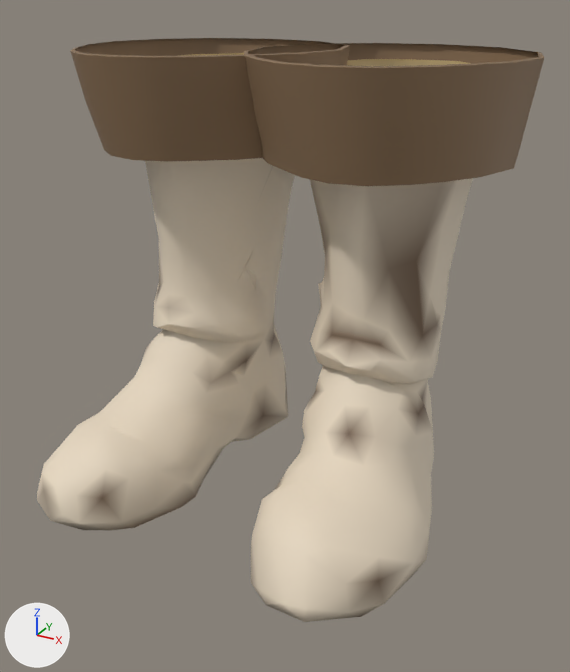
An edit to the glTF model assets_src/armor/aydor_0/leather_b_feet.glb, drawn before and after from the same camera.
Both versions are drawn from a 50 mm camera at (0.358, -0.625, 0.466) aimed at (0.026, -0.021, 0.164). The lights are fixed; the arrows at lower left show +X, +Y and +Z. The older version comes first. Vertices at exactly the same position are counted once.

Objects in the first picture: 'leather_b_feet'.
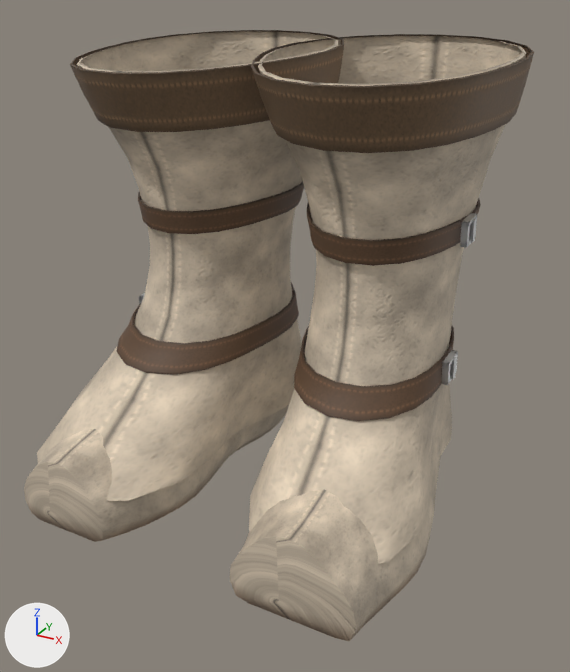
Diff of the bpy script that builds the scene:
```diff
--- a/assets_src/armor/aydor_0/leather_b_feet.glb.py
+++ b/assets_src/armor/aydor_0/leather_b_feet.glb.py
@@ img_strap_c_png @@
+img_strap_c_png = load_image('strap_c.png', '../textures/strap_c.png', 128, 64, 'sRGB')
@@ img_strap_orm_png @@
+img_strap_orm_png = load_image('strap_orm.png', '../textures/strap_orm.png', 128, 64, 'Non-Color')
@@ img_strap_n_png @@
+img_strap_n_png = load_image('strap_n.png', '../textures/strap_n.png', 128, 64, 'Non-Color')
@@ img_leather_orm_png @@
+img_leather_orm_png = load_image('leather_orm.png', '../textures/leather_orm.png', 256, 256, 'Non-Color')
@@ img_leather_c_png @@
+img_leather_c_png = load_image('leather_c.png', '../textures/leather_c.png', 256, 256, 'sRGB')
@@ img_leather_n_png @@
+img_leather_n_png = load_image('leather_n.png', '../textures/leather_n.png', 256, 256, 'Non-Color')
@@ mat_leather @@
 mat_leather = bpy.data.materials.new('leather')
-# nodes: BsdfPrincipled, OutputMaterial, VertexColor
+# nodes: BsdfPrincipled, Mix, NormalMap, OutputMaterial, SeparateColor, TexImage x3, VertexColor
+# uses the picture img_leather_c_png
+# uses the picture img_leather_n_png
+# uses the picture img_leather_orm_png
@@ mat_iron @@
+mat_iron = bpy.data.materials.new('iron')
+mat_iron.use_nodes = True; mat_iron.node_tree.nodes.clear()
+_N = mat_iron.node_tree.nodes; _L = mat_iron.node_tree.links
+n0 = _N.new('ShaderNodeBsdfPrincipled'); n0.name = 'Principled BSDF'
+n0.inputs[1].default_value = 1.0  # 'Metallic'
+n0.inputs[2].default_value = 0.48  # 'Roughness'
+n1 = _N.new('ShaderNodeOutputMaterial'); n1.name = 'Material Output'
+n2 = _N.new('ShaderNodeVertexColor'); n2.name = 'Color Attribute'
+_L.new(n0.outputs[0], n1.inputs[0])  # 'BSDF' to 'Surface'
+_L.new(n2.outputs[0], n0.inputs[0])  # 'Color' to 'Base Color'
@@ mat_strap @@
+mat_strap = bpy.data.materials.new('strap')
+# uses the picture img_strap_c_png
+# uses the picture img_strap_n_png
+# uses the picture img_strap_orm_png
@@ me_leather_b_feet @@
 # used by ob_leather_b_feet; location = (0.0, 0.0, 0.0)
-me_leather_b_feet.from_pydata(...)  # 862 vertices, 1556 faces; spans x -0.22..0.219, y -0.196..0.175, z -0.007..0.417
+me_leather_b_feet.from_pydata(...)  # 2220 vertices, 4064 faces; spans x -0.207..0.206, y -0.202..0.177, z -0.007..0.425
+# me_leather_b_feet part 1: the loose piece of 368 vertices spanning x -0.195..0.0, y -0.193..0.154, z -0.007..0.407 is rebuilt with 330 vertices and now spans x -0.205..0.024, y -0.188..0.171, z 0.032..0.424
+# me_leather_b_feet part 2: the loose piece of 334 vertices spanning x -0.001..0.197, y -0.196..0.153, z -0.007..0.407 is rebuilt with 330 vertices and now spans x -0.025..0.2, y -0.173..0.171, z 0.034..0.424
+# me_leather_b_feet part 3: the loose piece of 80 vertices spanning x -0.041..0.219, y -0.1..0.174, z 0.329..0.417 is rebuilt with 110 vertices and now spans x -0.031..0.206, y -0.1..0.177, z 0.353..0.425, in mat_strap
+# me_leather_b_feet part 4: the loose piece of 80 vertices spanning x -0.22..0.04, y -0.1..0.175, z 0.329..0.417 is rebuilt with 110 vertices and now spans x -0.207..0.03, y -0.099..0.177, z 0.353..0.425, in mat_strap
+# me_leather_b_feet part 5: 1056 vertices added at x -0.2..0.195, y -0.202..0.147, z -0.007..0.162
+# me_leather_b_feet part 6: 284 vertices added at x -0.179..0.178, y -0.04..0.151, z 0.252..0.29
 me_leather_b_feet.materials.append(mat_leather)
+me_leather_b_feet.materials.append(mat_iron)
+me_leather_b_feet.materials.append(mat_strap)
```

Changed parts and their boxes (x1, y1, x2, y2) in the pictures (570 x 672 px):
'leather_b_feet', surface changed, reshaped: before (37, 38, 544, 622); after (24, 30, 534, 641)
part 1 of me_leather_b_feet, rebuilt: before (37, 53, 295, 530); after (37, 31, 338, 501)
part 2 of me_leather_b_feet, rebuilt (25% wider, 6% shorter): before (251, 59, 473, 622); after (249, 36, 527, 564)
part 3 of me_leather_b_feet, rebuilt (17% shorter): before (244, 43, 544, 186); after (251, 34, 534, 153)
part 4 of me_leather_b_feet, rebuilt (18% shorter): before (70, 38, 350, 162); after (70, 30, 344, 132)
part 5 of me_leather_b_feet, added (beige): after (24, 283, 458, 641)
part 6 of me_leather_b_feet, added (brown): after (138, 181, 481, 266)
